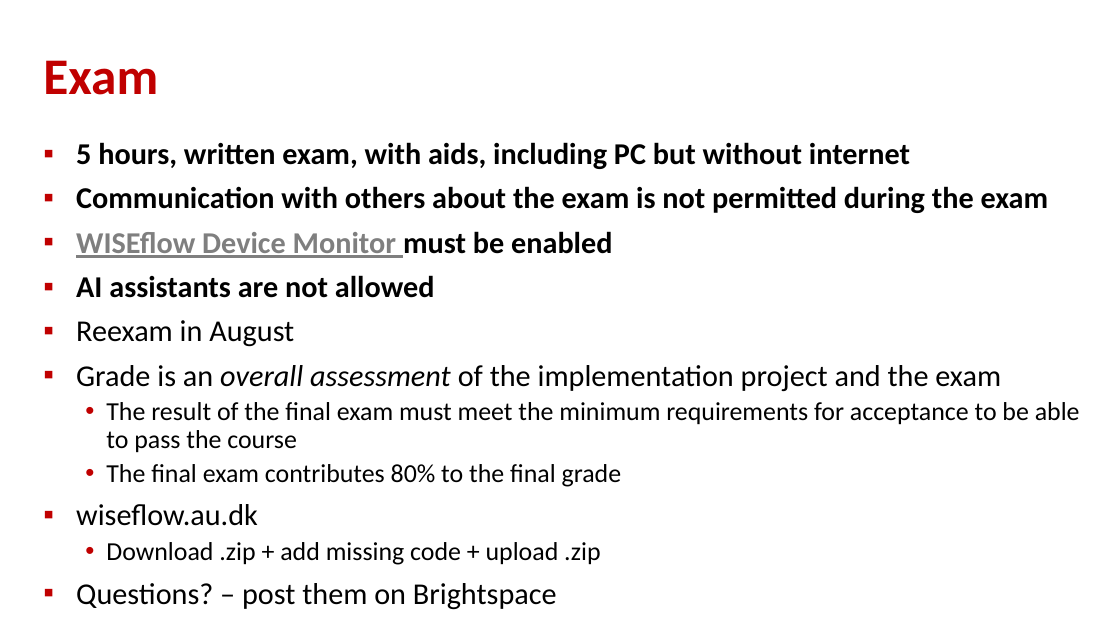
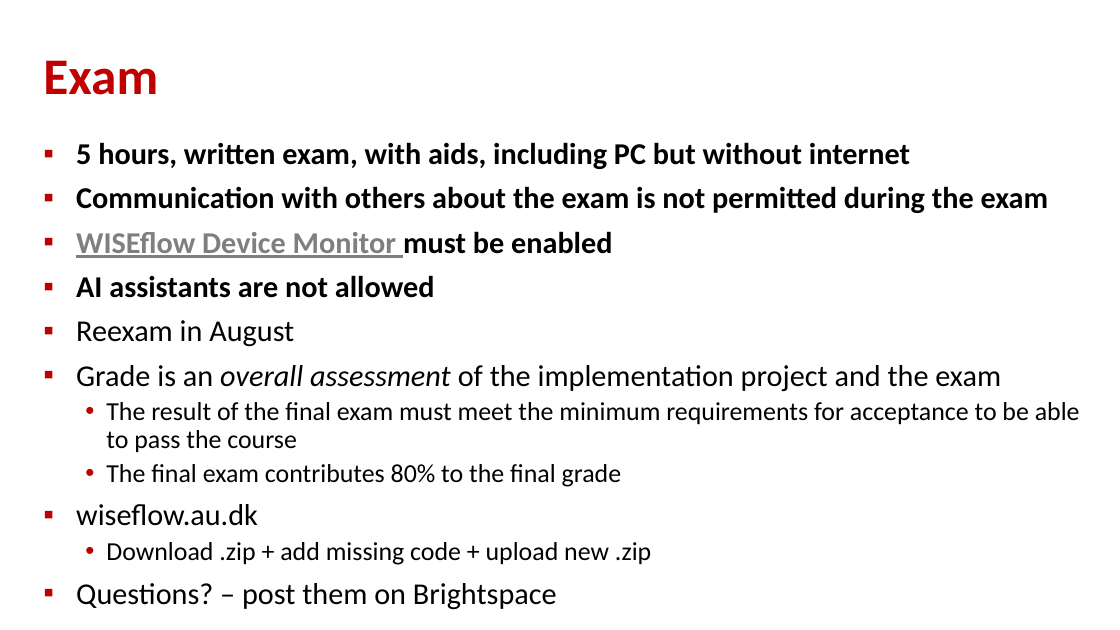
Before and after one commit to gsbrodal/gsbrodal.github.io, a slide deck: slide 2 of ipsa/slides/exam.pptx. Drawn at 1120x630 pixels with LibreOffice and Linux fonts; fonts in the diff are those of the drawing. Boxes give left, top, right and bottom in pixels: in the first picture for what was removed or moved away, otherwise in the second. Text is boxed around its words. In the diff, an @@ line names an element or a change of style, - is before the commit and + after.

Commit message:
all-slides-with-answers.pdf all-slides.pdf exam.pdf exam.pptx modules.pdf modules.pptx

```diff
--- a/ipsa/slides/exam.pptx
+++ b/ipsa/slides/exam.pptx
@@ text at <box>106,542,651,565</box>: text changed @@
-  • Download .zip + add missing code + upload .zip
+  • Download .zip + add missing code + upload new .zip
```
Also in this commit, not shown: 1 slide added, 5 other files.
